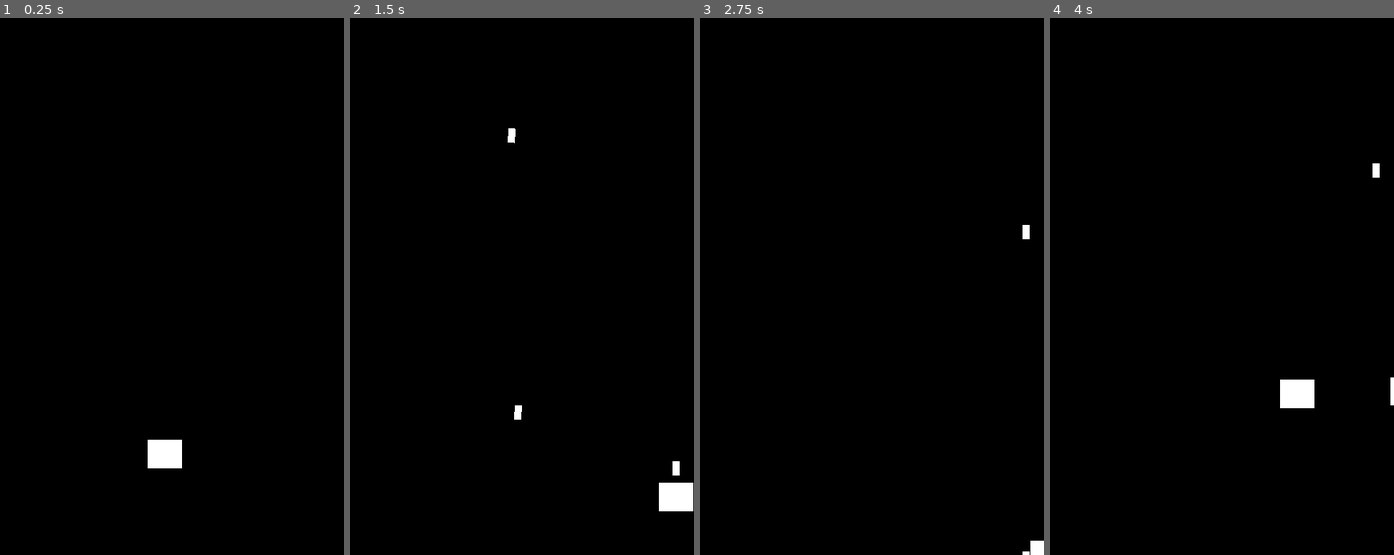
Above: before the commit, frames 1-4 (left to right).
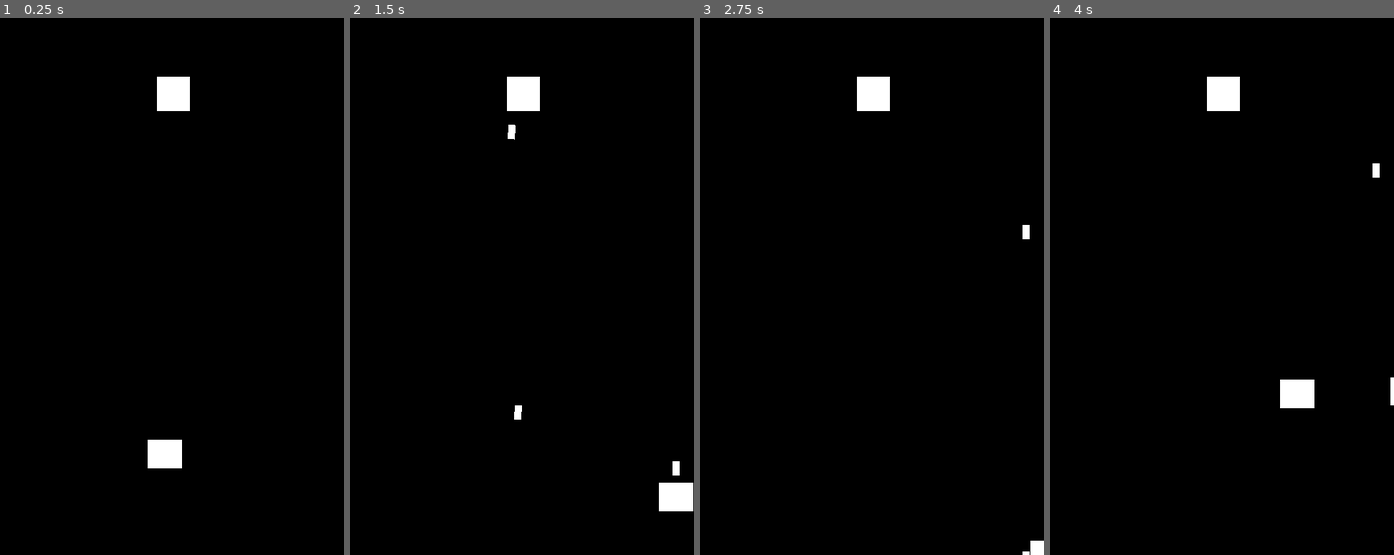
Above: after the commit, the same moments.

Repository: NotWallet/antialiengoobergame
Game: Godot game, scene res://Scenes/Main.tscn
Same seed, same stepped clock (60 frames per second), same inputs: the game is played once before the commit and once after it.
Inputs (mouse positions are in pixels of both pictures, inside the frame that each line leads up to):
- Up to frame 1 (0.25 s): no input
- Up to frame 2 (1.5 s): tap Enter at 0.5 s; move the mouse to (594, 259) at 0.52 s; press the mouse at (594, 259) at 0.53 s; hold D (right) 0.53-1.28 s; move the mouse to (442, 313) at 1.27 s; release the mouse at (442, 313) at 1.28 s; hold S (down) from 1.28 s (still down); click (442, 313) at 1.35 s
- Up to frame 3 (2.75 s): move the mouse to (899, 168) at 2.02 s; release S (down) at 2.03 s; press the mouse at (899, 168) at 2.03 s; hold D (right) from 2.03 s (still down)
- Up to frame 4 (4 s): move the mouse to (1197, 393) at 2.77 s; release D (right) at 2.78 s; release the mouse at (1197, 393) at 2.78 s; hold W (up) 2.78-3.53 s; click (1197, 393) at 2.85 s; move the mouse to (1321, 367) at 3.52 s; press the mouse at (1321, 367) at 3.53 s; hold A (left) from 3.53 s (still down)

The runs differ from the first frame. In frame 1, 0.6% of the frame differs, in the area x 45-56%, y 10-18%; in frame 2, 0.6%, in the area x 45-56%, y 10-24%; in frame 3, 0.6%; in frame 4, 0.6%.

Commit message:
enemy, no collisions
added enemy but interact with bullets yet

Diff:
--- a/Scenes/Main.tscn
+++ b/Scenes/Main.tscn
@@ -1,8 +1,9 @@
-[gd_scene load_steps=9 format=3 uid="uid://yypyfil3bdbu"]
+[gd_scene load_steps=12 format=3 uid="uid://yypyfil3bdbu"]
 
 [ext_resource type="Script" path="res://Scripts/Main.gd" id="1_gu0pu"]
 [ext_resource type="Script" path="res://Scripts/player.gd" id="1_nuney"]
 [ext_resource type="PackedScene" uid="uid://c8d5x86fiwl3c" path="res://Scenes/bullet.tscn" id="2_a433a"]
+[ext_resource type="Script" path="res://Scripts/enemy.gd" id="4_btsdb"]
 
 [sub_resource type="QuadMesh" id="QuadMesh_by4iq"]
 
@@ -17,6 +18,11 @@
 
 [sub_resource type="RectangleShape2D" id="RectangleShape2D_57med"]
 size = Vector2(47, 40)
+
+[sub_resource type="QuadMesh" id="QuadMesh_6v8o3"]
+
+[sub_resource type="RectangleShape2D" id="RectangleShape2D_pai4k"]
+size = Vector2(49, 47)
 
 [node name="Main" type="Node2D"]
 script = ExtResource("1_gu0pu")
@@ -40,5 +46,19 @@
 [node name="CollisionShape2D" type="CollisionShape2D" parent="player"]
 shape = SubResource("RectangleShape2D_57med")
 
-[node name="bullet" parent="player" instance=ExtResource("2_a433a")]
-position = Vector2(0, 0)
+[node name="enemy" type="CharacterBody2D" parent="."]
+position = Vector2(262, 106)
+collision_layer = 3
+collision_mask = 3
+script = ExtResource("4_btsdb")
+
+[node name="MeshInstance2D" type="MeshInstance2D" parent="enemy"]
+scale = Vector2(46.5, 48.5)
+mesh = SubResource("QuadMesh_6v8o3")
+
+[node name="CollisionShape2D" type="CollisionShape2D" parent="enemy"]
+shape = SubResource("RectangleShape2D_pai4k")
+one_way_collision = true
+
+[node name="bullet" parent="." instance=ExtResource("2_a433a")]
+position = Vector2(250, 609)
--- /dev/null
+++ b/Scripts/enemy.gd
@@ -0,0 +1,13 @@
+extends CharacterBody2D
+
+
+const SPEED = 300.0
+const JUMP_VELOCITY = -400.0
+
+# Get the gravity from the project settings to be synced with RigidBody nodes.
+var gravity = ProjectSettings.get_setting("physics/2d/default_gravity")
+
+
+func _physics_process(delta):
+	# Add the gravity.
+	pass
